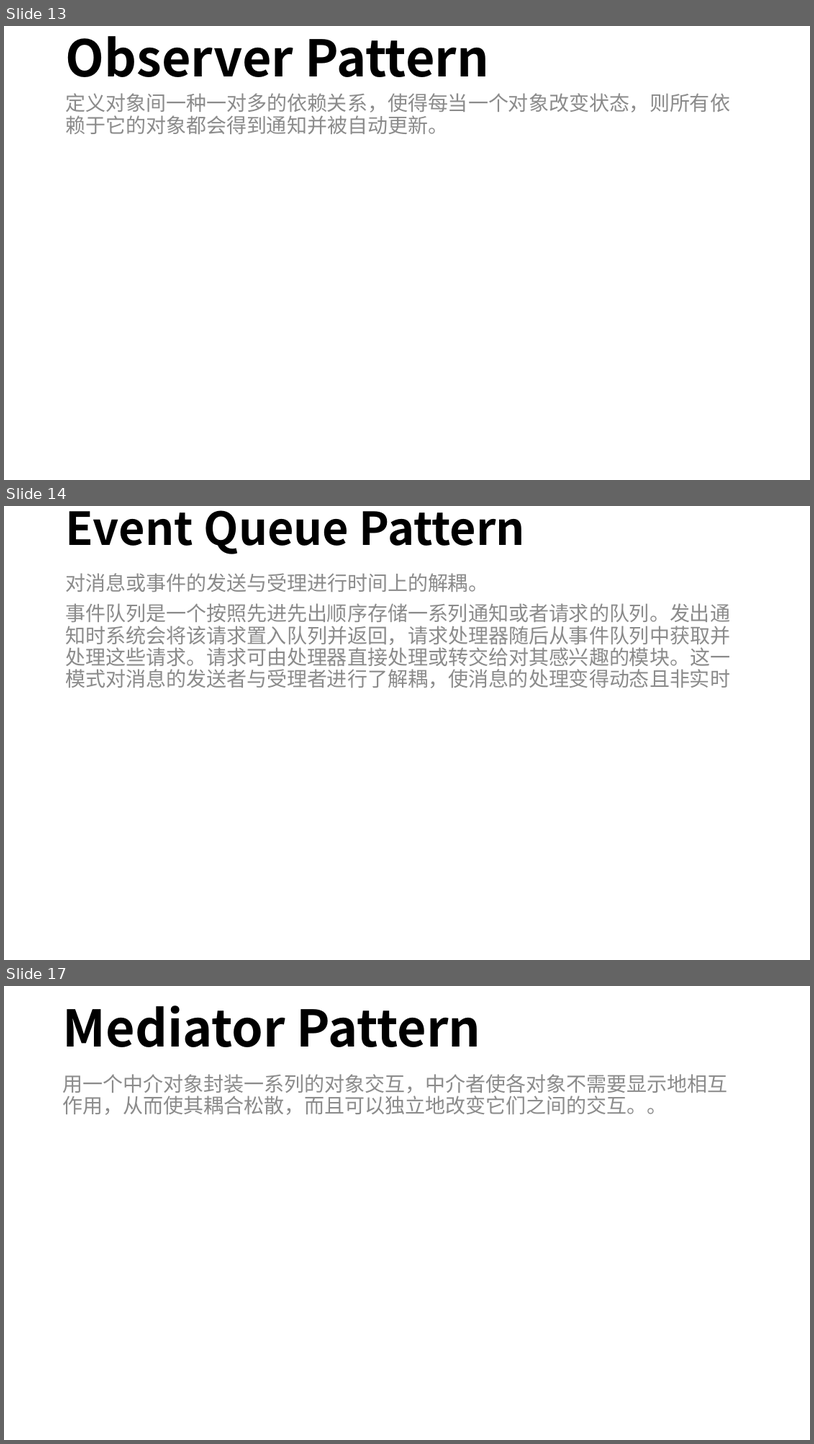
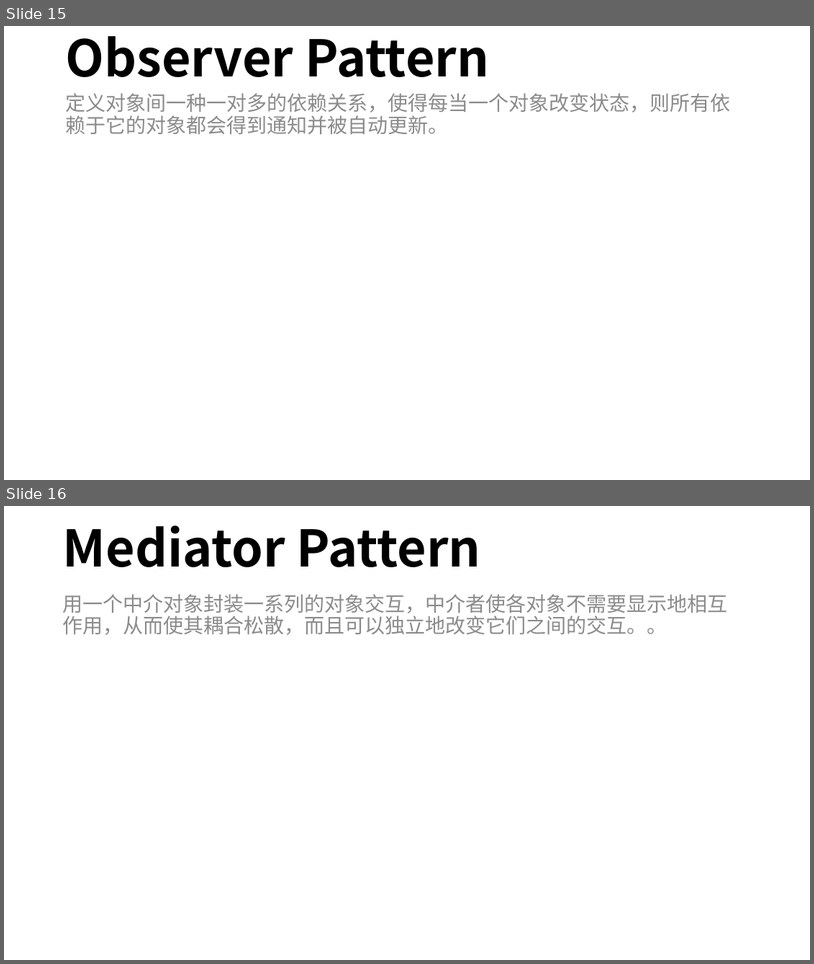
Before and after one commit to mshandle/GStar, a slide deck: Document/les2/les2.pptx. Shown one above the other, each under a label of ours: slides 13, 14 and 17 before the commit, slides 15 and 16 after it; the slides between them are not shown. The pictures are 814x1444 and 814x964 pixels, drawn with LibreOffice and Linux fonts; fonts in the diff are those of the drawing. Boxes give left, top, right and bottom in pixels: in the first picture for what was removed or moved away, otherwise in the second. Text is boxed around its words. In the diff, an @@ line names an element or a change of style, - is before the commit and + after.

```diff
--- a/Document/les2/les2.pptx
+++ b/Document/les2/les2.pptx
@@ slide 14 removed at [4,506,810,960], background #FFFFFF @@
@@ title removed at [66,510,525,554] @@
-Event Queue Pattern
@@ text removed at [65,573,730,688] @@
-对消息或事件的发送与受理进行时间上的解耦。
-事件队列是一个按照先进先出顺序存储一系列通知或者请求的队列。发出通知时系统会将该请求置入队列并返回，请求处理器随后从事件队列中获取并处理这些请求。请求可由处理器直接处理或转交给对其感兴趣的模块。这一模式对消息的发送者与受理者进行了解耦，使消息的处理变得动态且非实时
@@ what was slide 13 is now slide 15 @@
@@ what was slide 17 is now slide 16 @@
```
Also in this commit, not shown: 1 slide changed, 7 slides added, 2 other slides removed, 12 other files.
